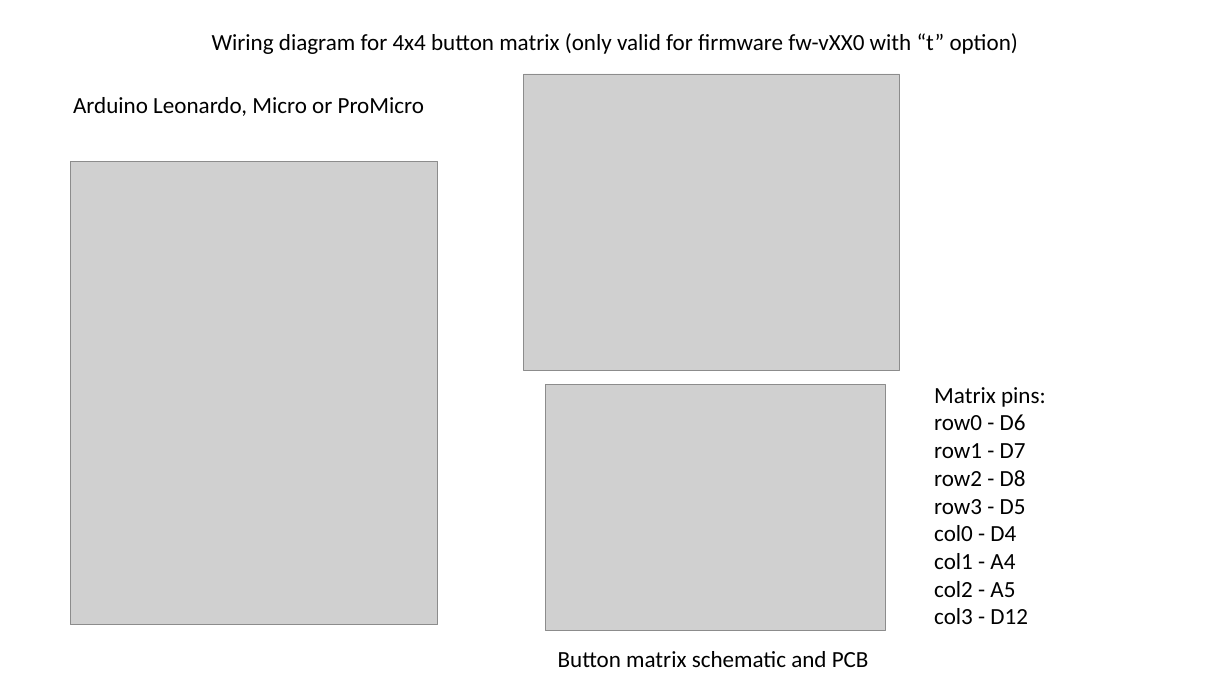
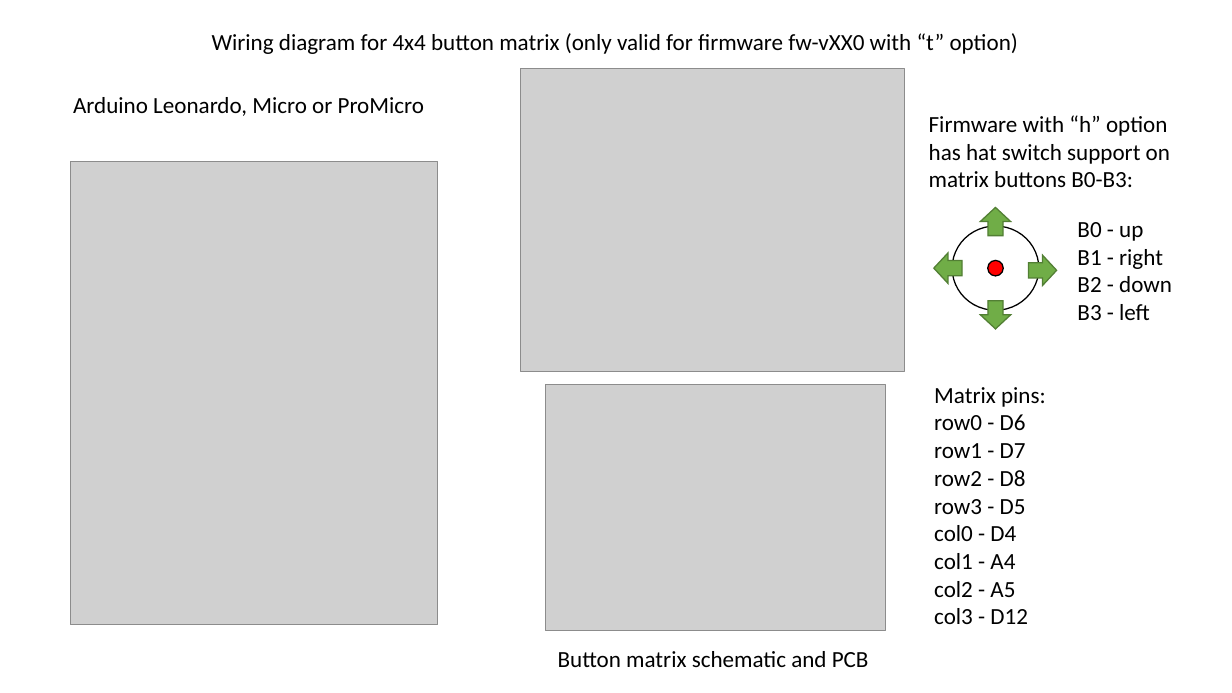
Before and after one commit to ranenbg/Arduino-FFB-wheel, a slide deck: slide 1 of brWheel_my/button_matrix_wiring_diagram.pptx. Drawn at 1232x693 pixels with LibreOffice and Linux fonts; fonts in the diff are those of the drawing; grey boxes stand for pictures. Boxes give left, top, right and bottom in pixels: in the first picture for what was removed or moved away, otherwise in the second. Text is boxed around its words. In the diff, an @@ line names an element or a change of style, - is before the commit and + after.

Commit message:
button matrix fix

```diff
--- a/brWheel_my/button_matrix_wiring_diagram.pptx
+++ b/brWheel_my/button_matrix_wiring_diagram.pptx
@@ picture: place and size @@
-picture at box(524, 74, 900, 371)
+picture at box(520, 68, 905, 372)
@@ text added at box(929, 115, 1170, 187), 18 pt, text #000000 @@
+Firmware with “h” option
+has hat switch support on
+matrix buttons B0-B3:
@@ up arrow added at box(981, 207, 1011, 235), fill #70AD47, outline #538035 1 pt @@
@@ ellipse added at box(952, 226, 1039, 311), outline #000000 1 pt @@
@@ text added at box(1077, 222, 1172, 320), 18 pt, text #000000 @@
+B0 - up
+B1 - right
+B2 - down
+B3 - left
@@ up arrow added at box(934, 253, 962, 283), fill #70AD47, outline #538035 1 pt @@
@@ ellipse added at box(988, 261, 1004, 276), fill #FF0000, outline #000000 1 pt @@
@@ up arrow added at box(1029, 255, 1057, 285), fill #70AD47, outline #538035 1 pt @@
@@ up arrow added at box(981, 300, 1011, 328), fill #70AD47, outline #538035 1 pt @@
```
Also in this commit, not shown: 27 other files.
